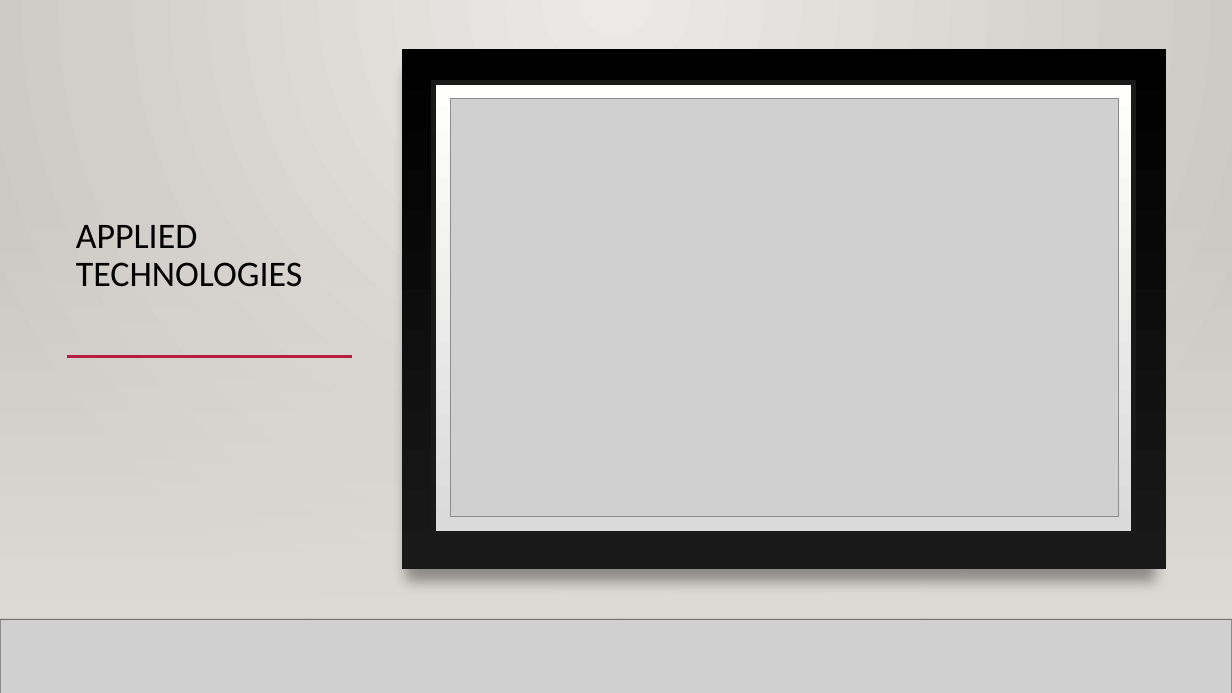
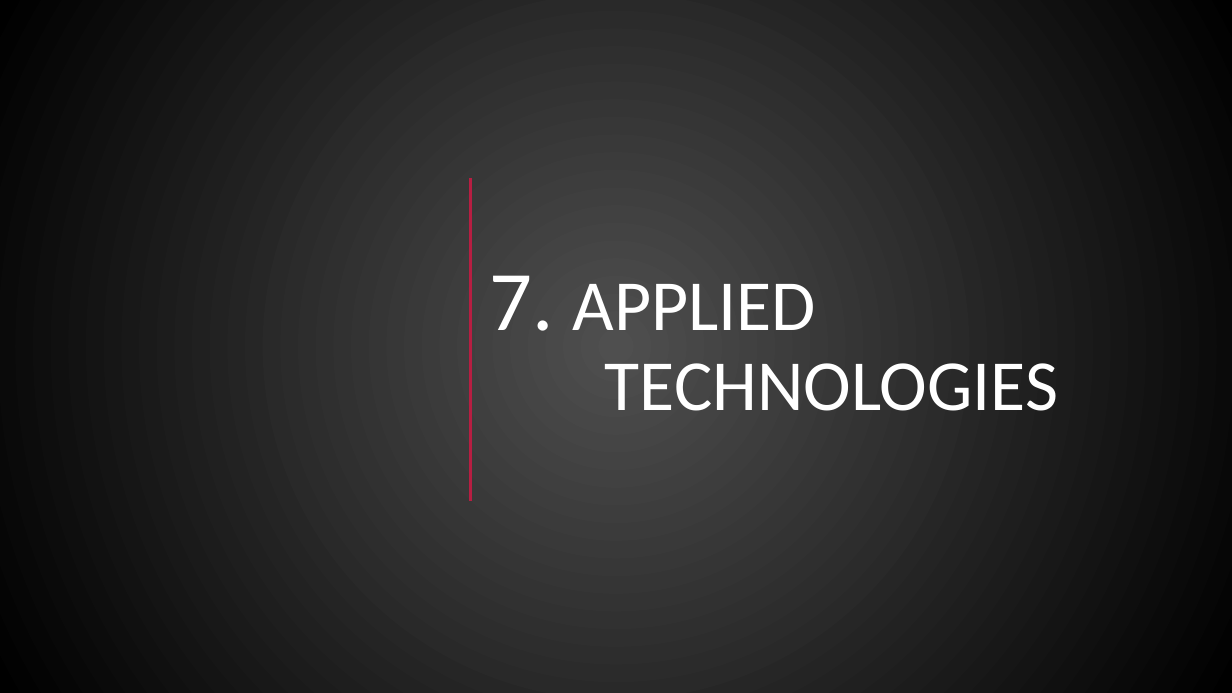
Before and after one commit to NensiH/Social_media_impact, a slide deck: slide 15 of Presentation/Social Media Impact_final_ppt.pptx (slide 5 before the commit). Drawn at 1232x693 pixels with LibreOffice and Linux fonts; fonts in the diff are those of the drawing; grey boxes stand for pictures; background and template pictures are left out. Boxes give left, top, right and bottom in pixels: in the first picture for what was removed or moved away, otherwise in the second. Text is boxed around its words. In the diff, an @@ line names an element or a change of style, - is before the commit and + after.

```diff
--- a/Presentation/Social Media Impact_final_ppt.pptx
+++ b/Presentation/Social Media Impact_final_ppt.pptx
@@ background gradient #ECEAE7 to #CAC7C1 to gradient #505050 to #000000 @@
@@ rectangle at (0,0,1232,693): fill gradient #ECEAE7 to #CAC7C1 to gradient #505050 to #000000 @@
@@ rectangle removed at (402,49,1166,569) @@
@@ rectangle removed at (433,82,1134,533) @@
@@ title "7. APPLIED TECHNOLOGIES" at (489,275,1058,411): vertical alignment bottom to middle @@
@@ picture removed at (450,99,1118,517) @@
@@ line added from (470, 178) to (470, 502), #B71E42 2.75 pt @@
@@ rectangle at (0,204,1232,619): fill gradient #DFDBD5 to gradient #454545 @@
@@ rectangle at (0,204,1232,619): fill gradient #DFDBD5 to gradient #454545 @@
@@ rectangle removed at (0,204,1232,619) @@
@@ title at (489,275,1058,411): text changed; size 28 to 56 pt; text colour #000000 to #FFFFFF @@
-APPLIED TECHNOLOGIES
+7. APPLIED TECHNOLOGIES
@@ line removed from (67, 357) to (352, 357) @@
@@ line removed from (0, 619) to (1232, 619) @@
```
Also in this commit, not shown: 4 other slides changed, 13 slides added, 1 other file.
